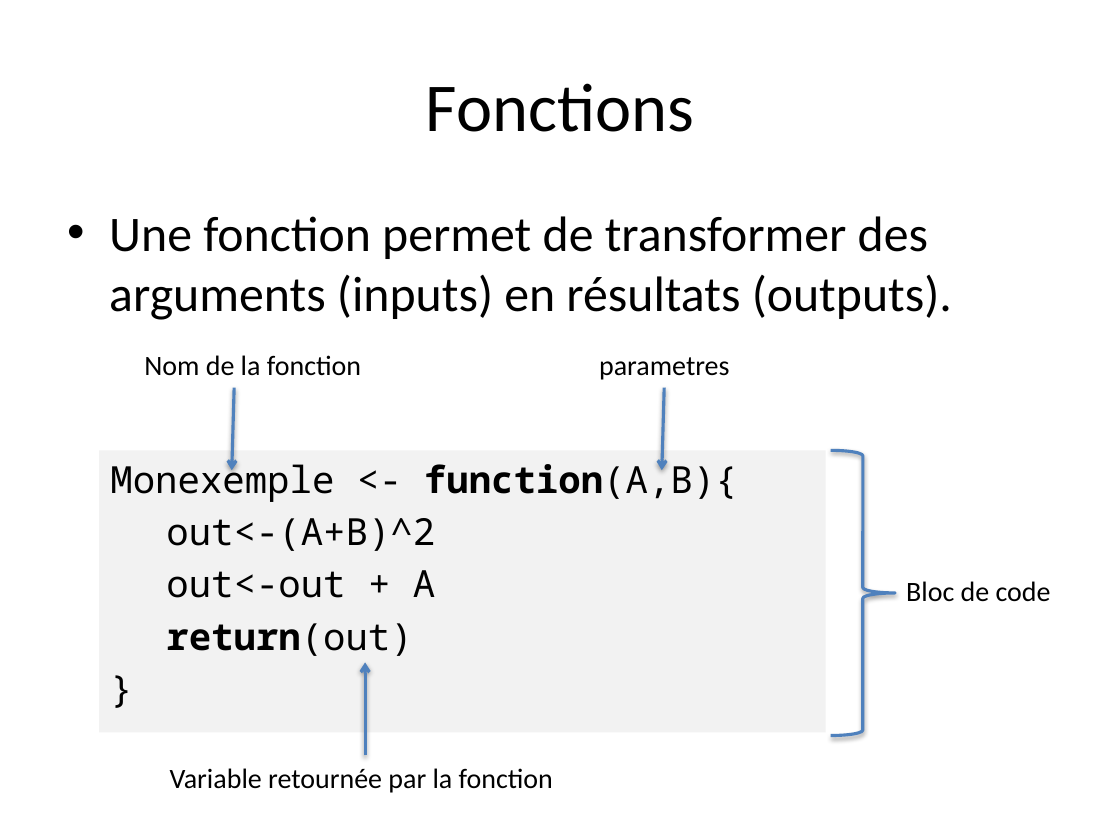
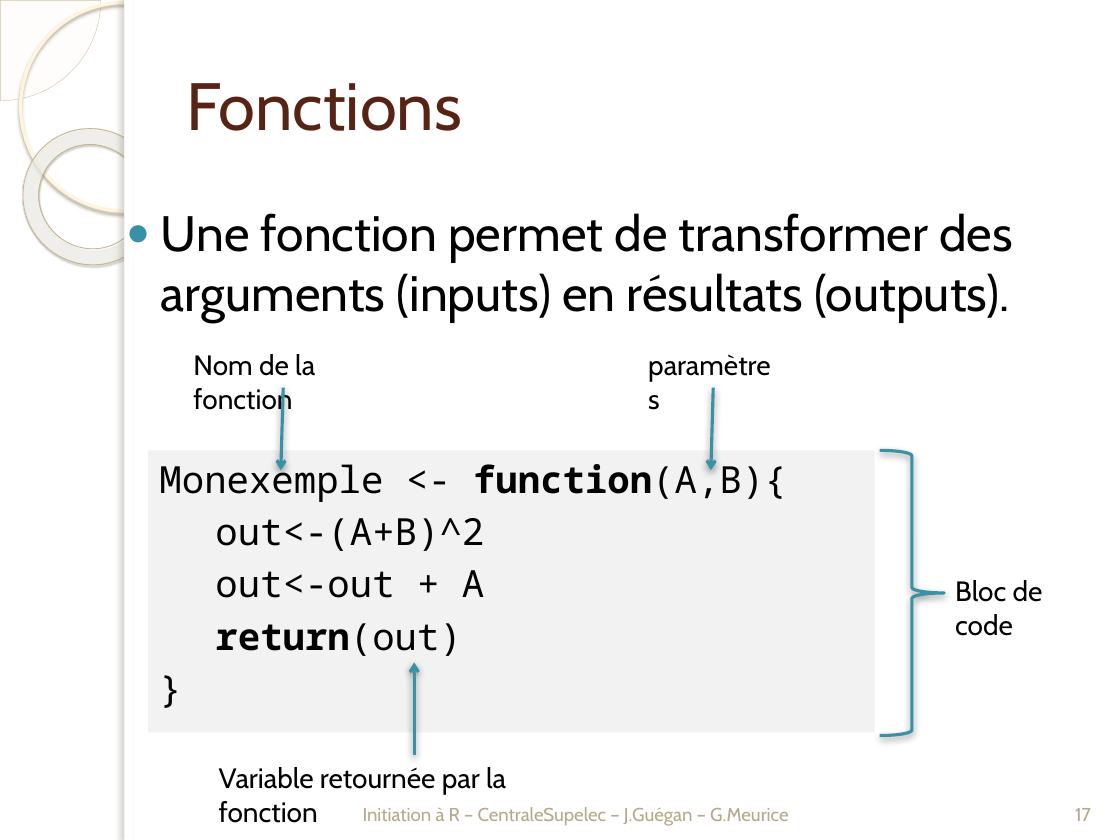
Before and after one commit to PF-BB/CentraleSupelec-R-genomics, a slide deck: slide 17 of docs/source/TP1/TP1_20161027_introR.pptx. Drawn at 1120x840 pixels with LibreOffice and Linux fonts; fonts in the diff are those of the drawing; background and template pictures are left out. Boxes give left, top, right and bottom in pixels: in the first picture for what was removed or moved away, otherwise in the second. Text is boxed around its words. In the diff, an @@ line names an element or a change of style, - is before the commit and + after.

```diff
--- a/docs/source/TP1/TP1_20161027_introR.pptx
+++ b/docs/source/TP1/TP1_20161027_introR.pptx
@@ pie slice (boxed as its full ellipse) added at box(0, 0, 101, 101), fill #FEFAF4 at 33% opacity, outline #D3C39F 0.25 pt @@
@@ ellipse added at box(20, 2, 228, 211), outline #FFF5DE 2.15 pt @@
@@ rectangle added at box(124, 0, 1120, 840), fill #FFFFFF @@
@@ rectangle added at box(124, 0, 133, 840), fill #FFFFFF @@
@@ title "Fonctions": place and size @@
-title "Fonctions" at box(426, 83, 694, 132)
+title "Fonctions" at box(187, 83, 462, 131)
@@ title "Fonctions" at box(187, 83, 462, 131): size 44 to 43 pt, font Calibri to Cabin, text colour #000000 to #572314; alignment centre to left @@
@@ donut added at box(0, 101, 187, 292), fill gradient #FFFCF6 to #FFFEFB to #F0D28E, outline #C7B893 0.58 pt @@
@@ text "Une fonction permet de transformer ..." at box(161, 213, 1013, 321): font Calibri to Cabin; bullet • to ● @@
@@ text at box(599, 357, 729, 380): text changed; font Calibri to Cabin @@
-parametres
+paramètres
@@ arrow (283, 388) - (281, 470): stroke #4F81BD 2 pt to #3891A7 2 pt @@
@@ 4 texts, 3 arrows, 1 rectangle, 1 right brace: place and size @@
-4 texts, 3 arrows, 1 rectangle, 1 right brace at box(100, 216, 1051, 793)
+4 texts, 3 arrows, 1 rectangle, 1 right brace at box(148, 213, 1043, 823)
@@ arrow (713, 388) - (711, 470): stroke #4F81BD 2 pt to #3891A7 2 pt @@
@@ right brace at box(879, 450, 944, 736): outline #4F81BD 2 pt to #3891A7 2 pt; shadow changed @@
@@ font Calibri to Cabin in 3 elements at box(219, 767, 506, 823), box(193, 354, 315, 415), box(955, 580, 1043, 636) @@
@@ arrow (414, 756) - (414, 662): stroke #4F81BD 2 pt to #3891A7 2 pt @@
@@ text added at box(363, 807, 788, 826), 12 pt, text #B6A98A @@
+Initiation à R – CentraleSupelec – J.Guégan – G.Meurice
@@ page number added at box(1075, 808, 1091, 821), 12 pt, text #B6A98A @@
+17
```
Also in this commit, not shown: 17 other slides changed, 1 slide added, 1 slide removed.
